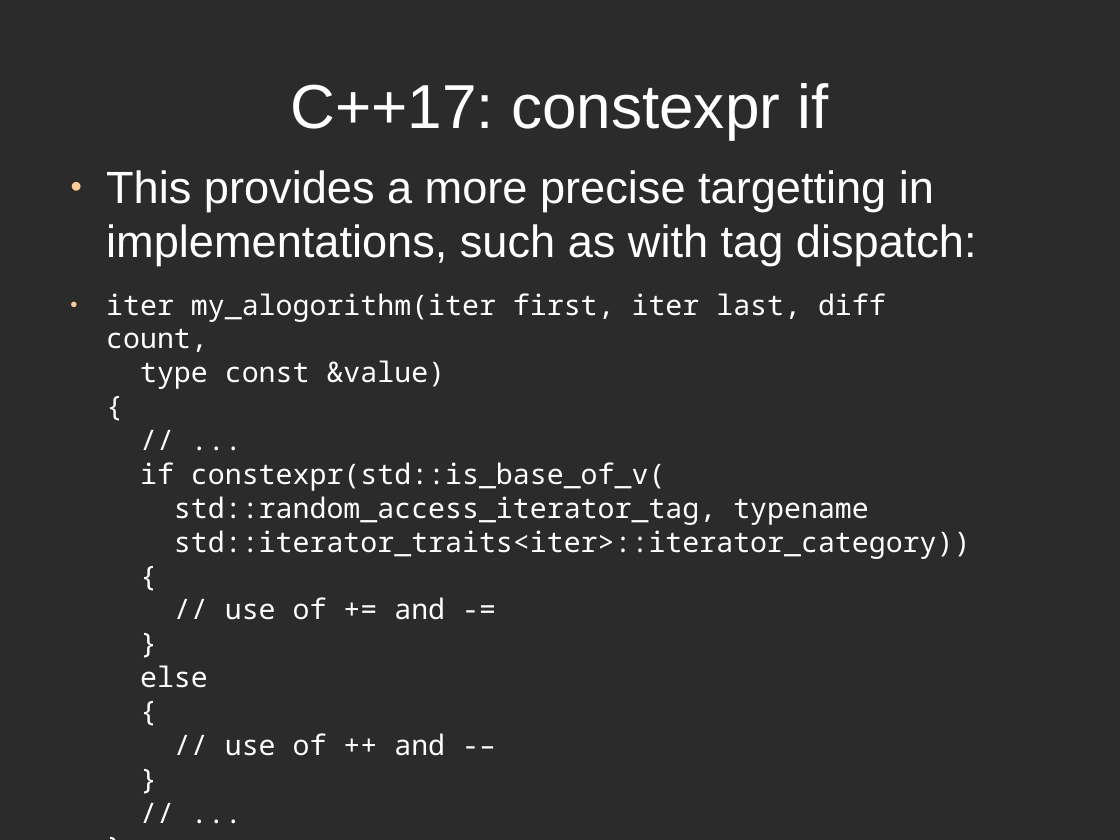
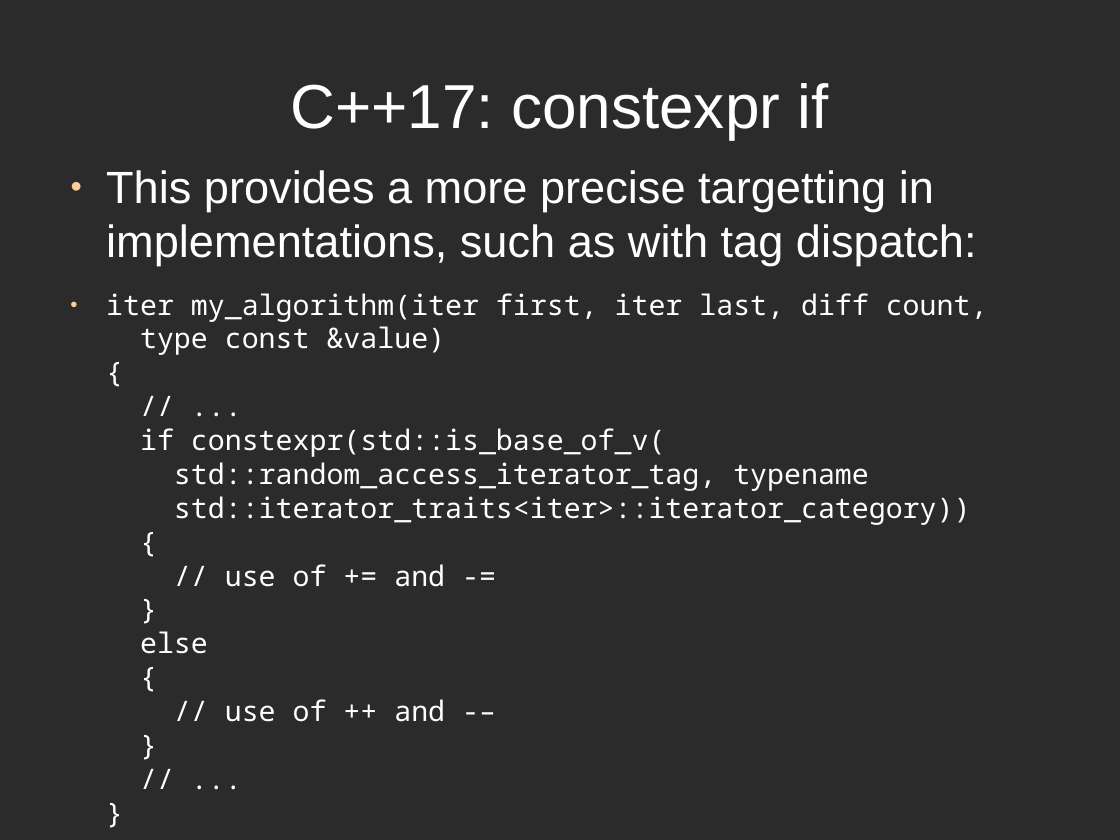
Before and after one commit to rogerorr/articles, a slide deck: slide 25 of Making_Templates_Easier/Making_Templates_Easier.odp (slide 24 before the commit). Drawn at 1120x840 pixels with LibreOffice and Linux fonts; fonts in the diff are those of the drawing; background and template pictures are left out; a plain dark background stands for a picture behind light text. Boxes give left, top, right and bottom in pixels: in the first picture for what was removed or moved away, otherwise in the second. Text is boxed around its words. In the diff, an @@ line names an element or a change of style, - is before the commit and + after.

```diff
--- a/Making_Templates_Easier/Making_Templates_Easier.odp
+++ b/Making_Templates_Easier/Making_Templates_Easier.odp
@@ text at <box>106,293,988,722</box>: text changed @@
-● iter my_alogorithm(iter first, iter last, diff count,
-  type const &value)
-  {
-  // ...
-  if constexpr(std::is_base_of_v(
-  std::random_access_iterator_tag, typename
-  std::iterator_traits<iter>::iterator_category))
-  {
-  // use of += and -=
-  }
-  else
-  {
-  // use of ++ and -–
-  }
-  // ...
-  }
+● iter my_algorithm(iter first, iter last, diff count,
+  type const &value)
+  {
+  // ...
+  if constexpr(std::is_base_of_v(
+  std::random_access_iterator_tag, typename
+  std::iterator_traits<iter>::iterator_category))
+  {
+  // use of += and -=
+  }
+  else
+  {
+  // use of ++ and -–
+  }
+  // ...
+  }
```
Also in this commit, not shown: 5 other slides changed, 1 slide added.
